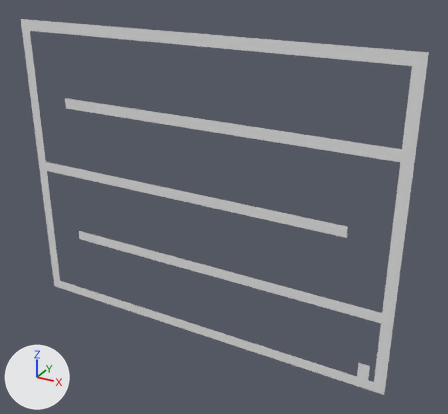
Two versions of the OBJ model Assets/Tiled2Unity/Meshes/level_004.obj, one commit apart.
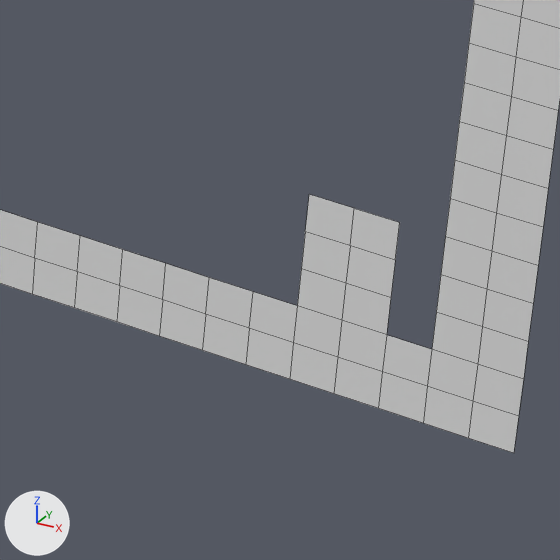
Each version appears first whole from a 50 mm camera at (1615.0, -8423.0, 1396.0) aimed at (-3125.0, 196.0, -2914.0), and next in a close-up on the part from 71% to 87% of the width and 82% to 99% of the height. The lights are fixed; the arrows at lower left show +X, +Y and +Z. The close-ups show mesh edges as thin lines. Where no turn or scale is listed for an object, it has been applied to the vertices.

In view in the first close-up: 'level_004'.
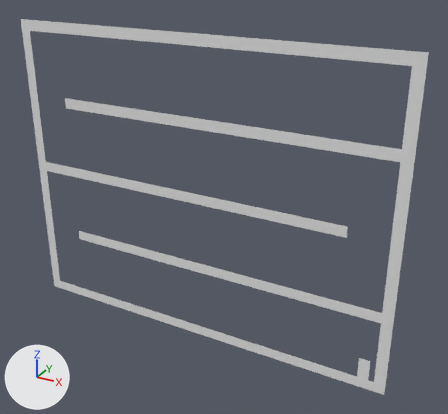
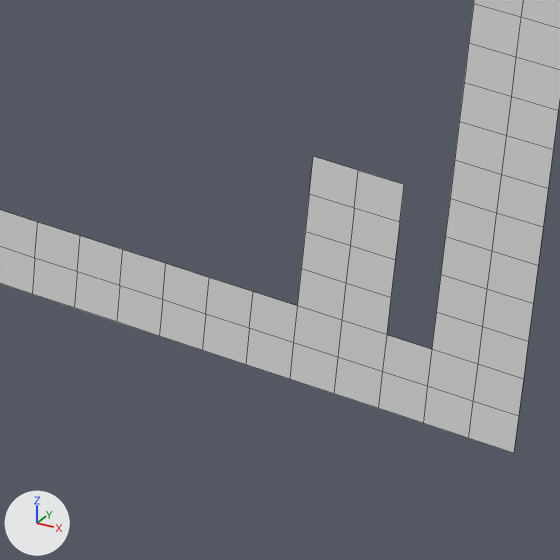
Boxes (x1, y1, x2, y2) around the edits, measured in the close-ups (560 x 560 px):
part 1 of me_level_004, added: after (309, 156, 404, 222)

What the commit changed:
me_level_004 has 1359 vertices, 906 faces and spans x -7200.0..0.0, y 0.0, z -5568.0..0.0.
me_level_004 is used by ob_level_004; location (0.0, 0.0, 0.0).
Verts and faces of me_level_004; kept vertices keep their numbers, new ones are numbered from 1359.
Before the commit, vertices of me_level_004: 1115 (-384.0, 0.0, -5088.0) at pixel (354, 208), 1116 (-288.0, 0.0, -5088.0) at pixel (399, 222), 1118 (-480.0, 0.0, -5088.0) at pixel (309, 194).
Part 1, on me_level_004:
New vertices 1359, 1360, 1361 stand at vertices 1115, 1116, 1118, in that order, plus (0.0, 0.0, 96.0).
New faces: (1115, 1359, 1360, 1116), (1115, 1118, 1361, 1359).
